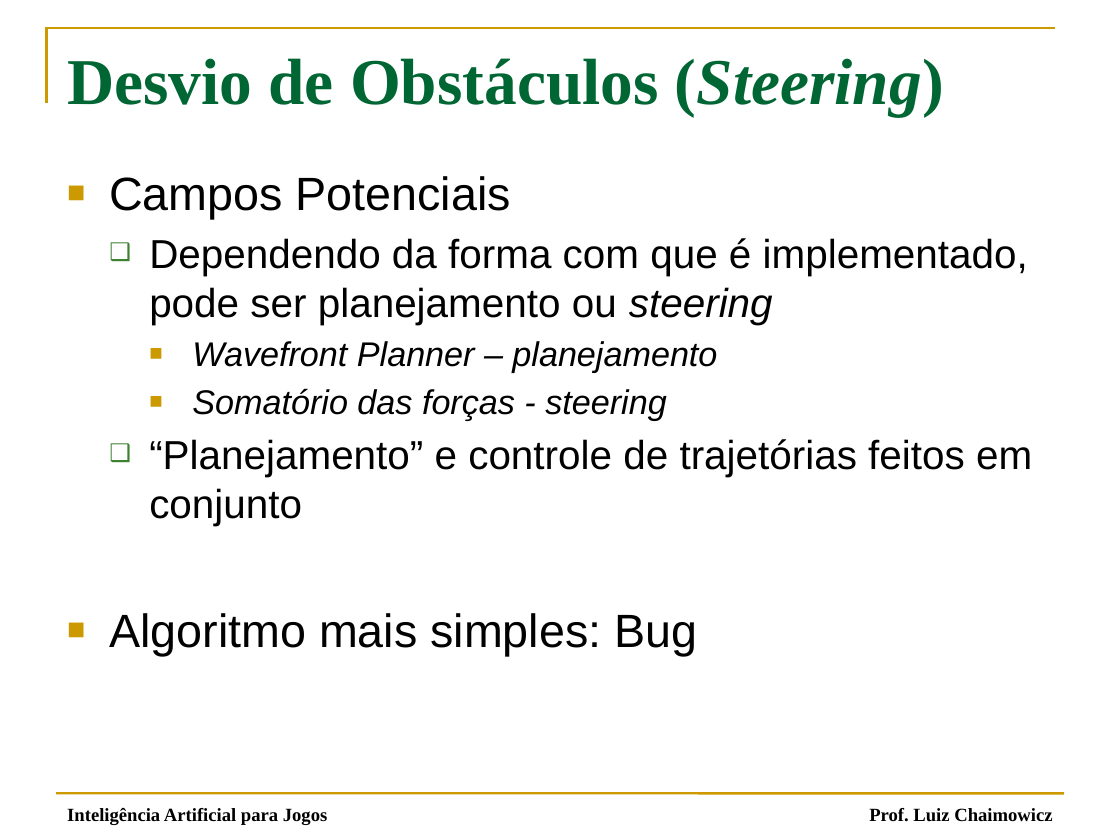
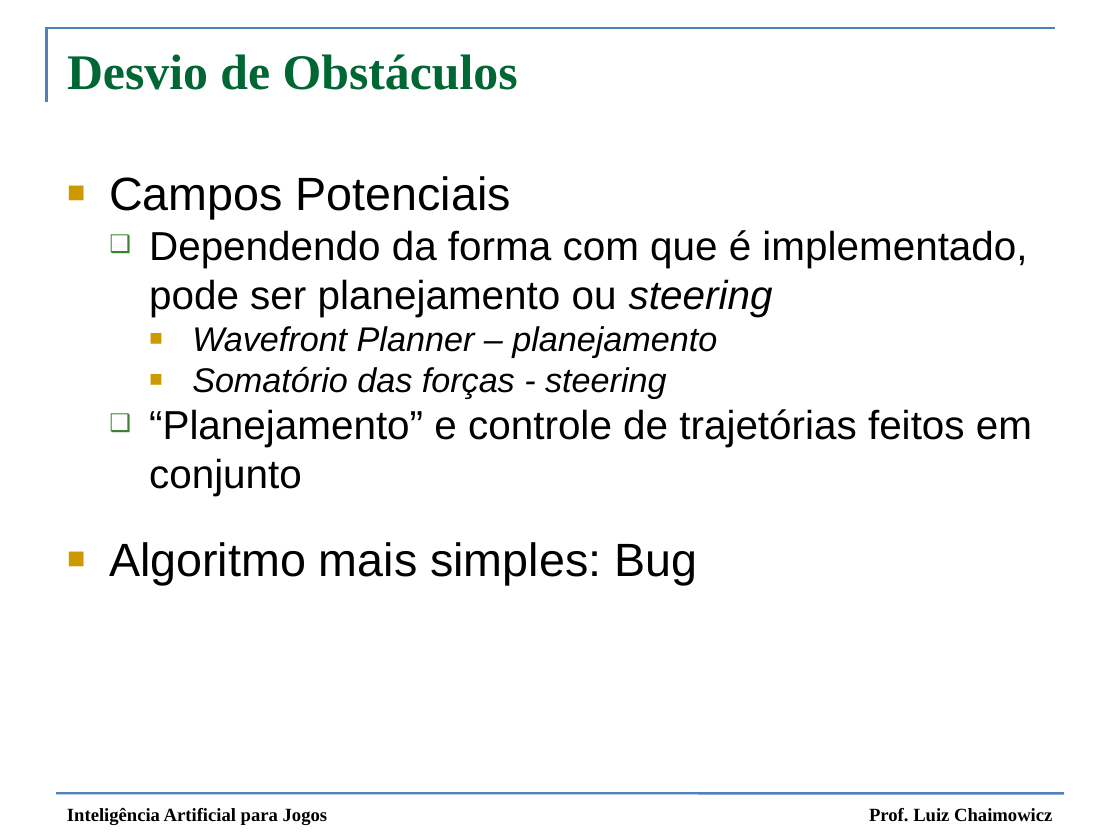
Before and after one commit to fegemo/cefet-games, a slide deck: slide 31 of attachments/IA 03 - Movimentação Simples.pptx (slide 33 before the commit). Drawn at 1120x840 pixels with LibreOffice and Linux fonts; fonts in the diff are those of the drawing. Boxes give left, top, right and bottom in pixels: in the first picture for what was removed or moved away, otherwise in the second. Text is boxed around its words. In the diff, an @@ line names an element or a change of style, - is before the commit and + after.

```diff
--- a/attachments/IA 03 - Movimentação Simples.pptx
+++ b/attachments/IA 03 - Movimentação Simples.pptx
@@ freeform shape at [47, 28, 1055, 103]: outline #CC9900 1.5 pt to #4F81BD 1.5 pt @@
@@ text at [67, 54, 518, 90]: text changed; size 42 to 32 pt @@
-Desvio de Obstáculos (Steering)
+Desvio de Obstáculos
@@ text "Campos Potenciais" at [109, 176, 1032, 585]: indent changed; less space between paragraphs @@
@@ text "Inteligência Artificial para Jogos" at [67, 808, 328, 825]: bold on @@
@@ line (56, 793) - (1064, 793): stroke #CC9900 1.5 pt to #4F81BD 1.5 pt @@
```
Also in this commit, not shown: 43 other slides changed, 42 slides removed, 2 other files.
